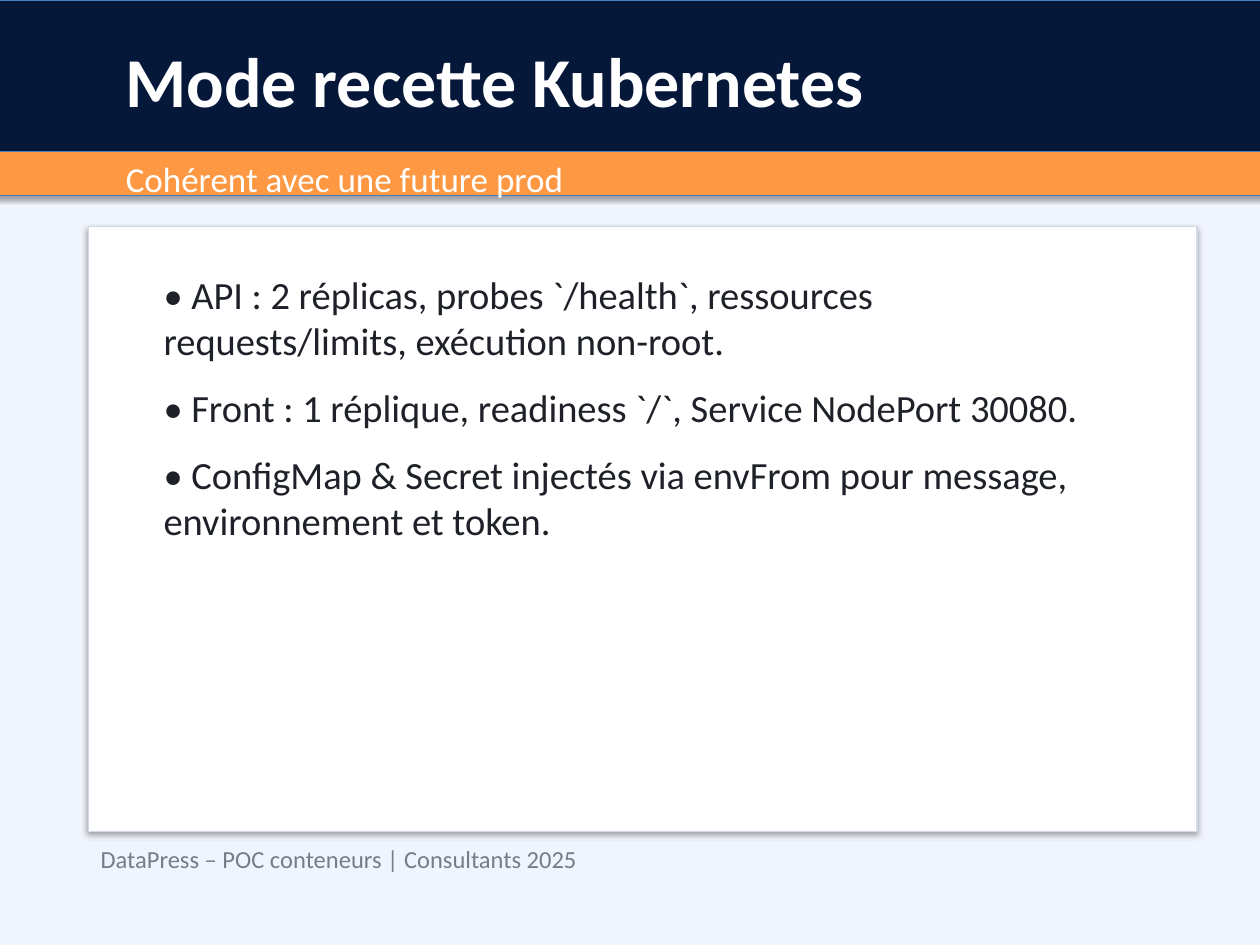
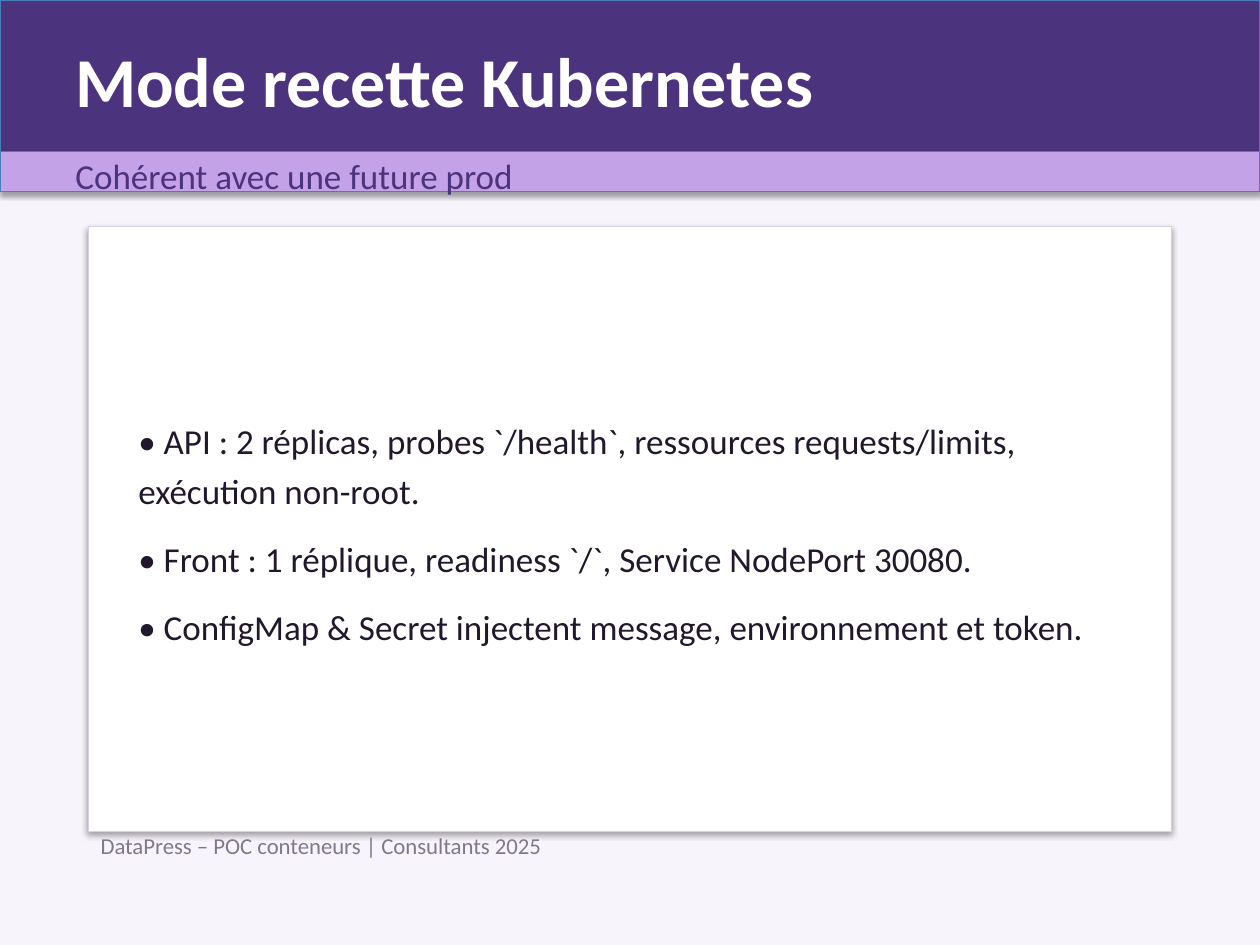
Before and after one commit to MPFabio/datapress-poc-tp-final, a slide deck: slide 5 of docs/presentation_client.pptx. Drawn at 1260x945 pixels with LibreOffice and Linux fonts; fonts in the diff are those of the drawing. Boxes give left, top, right and bottom in pixels: in the first picture for what was removed or moved away, otherwise in the second. Text is boxed around its words. In the diff, an @@ line names an element or a change of style, - is before the commit and + after.

Commit message:
Screenshots + front polished

```diff
--- a/docs/presentation_client.pptx
+++ b/docs/presentation_client.pptx
@@ background #F0F4FC to #F7F4FB @@
@@ rectangle: place and size @@
-rectangle at <box>0,0,1260,164</box>
+rectangle at <box>0,0,1260,158</box>
@@ rectangle at <box>0,0,1260,158</box>: fill #06183A to #4B337D @@
@@ text "Mode recette Kubernetes": place and size @@
-text "Mode recette Kubernetes" at <box>126,58,863,108</box>
+text "Mode recette Kubernetes" at <box>75,58,813,108</box>
@@ text "Cohérent avec une future prod": place and size @@
-text "Cohérent avec une future prod" at <box>126,167,563,201</box>
+text "Cohérent avec une future prod" at <box>75,165,513,199</box>
@@ text "Cohérent avec une future prod" at <box>75,165,513,199</box>: text colour #FFFFFF to #4B337D @@
@@ rectangle at <box>0,151,1260,192</box>: fill #FF9843 to #C4A2E7 @@
@@ rectangle: place and size @@
-rectangle at <box>88,227,1197,832</box>
+rectangle at <box>88,227,1172,832</box>
@@ rectangle at <box>88,227,1172,832</box>: outline #D2D9E6 0.75 pt to #D6D0E0 0.75 pt @@
@@ text "• API : 2 réplicas, ...": place and size @@
-text "• API : 2 réplicas, ..." at <box>164,282,1077,536</box>
+text "• API : 2 réplicas, ..." at <box>138,429,1082,646</box>
@@ text "• API : 2 réplicas, ..." at <box>138,429,1082,646</box>: vertical alignment top to middle @@
@@ text at <box>138,429,1015,578</box>: size 22 to 20 pt, text colour #1E2228 to #22182C in "• API : 2 réplicas, probes `/health`, ...", "• Front : 1 réplique, readiness `/`, ..."; line spacing 1 to 1.2; less space between paragraphs @@
@@ text at <box>164,615,1082,646</box>: text changed; size 22 to 20 pt; text colour #1E2228 to #22182C @@
-• ConfigMap & Secret injectés via envFrom pour message, environnement et token.
+• ConfigMap & Secret injectent message, environnement et token.
@@ text "DataPress – POC conteneurs | ...": place and size @@
-text "DataPress – POC conteneurs | ..." at <box>101,851,577,868</box>
+text "DataPress – POC conteneurs | ..." at <box>101,835,541,854</box>
@@ text "DataPress – POC conteneurs | ..." at <box>101,835,541,854</box>: size 14 to 13 pt, text colour #767C88 to #82788C @@
```
Also in this commit, not shown: 8 other slides changed, 4 other files.
